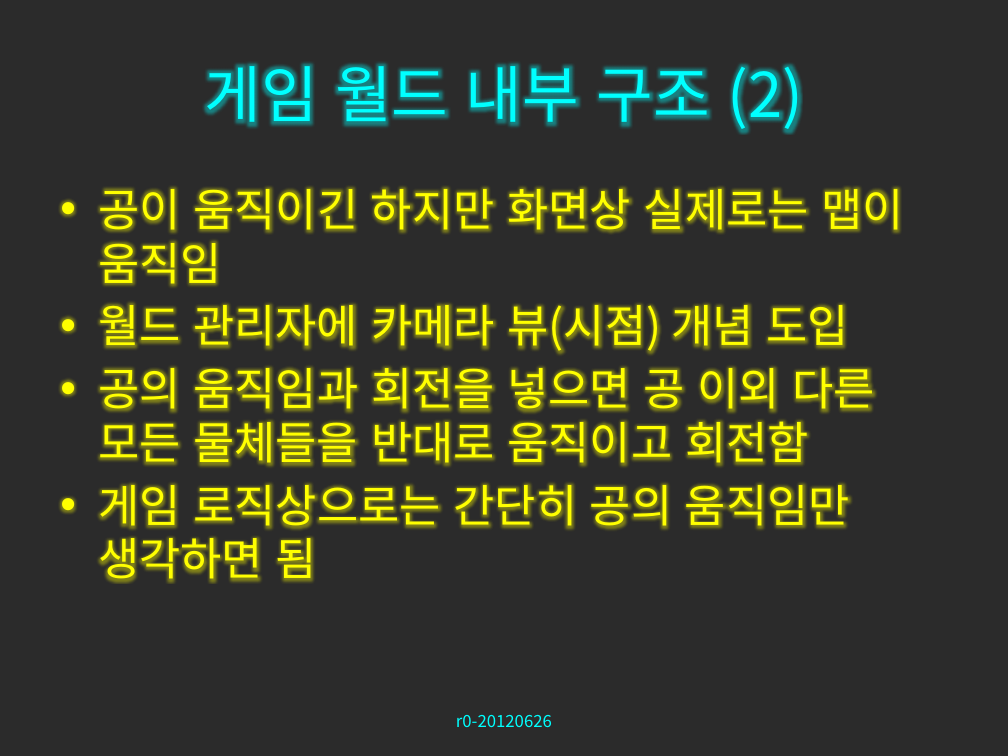
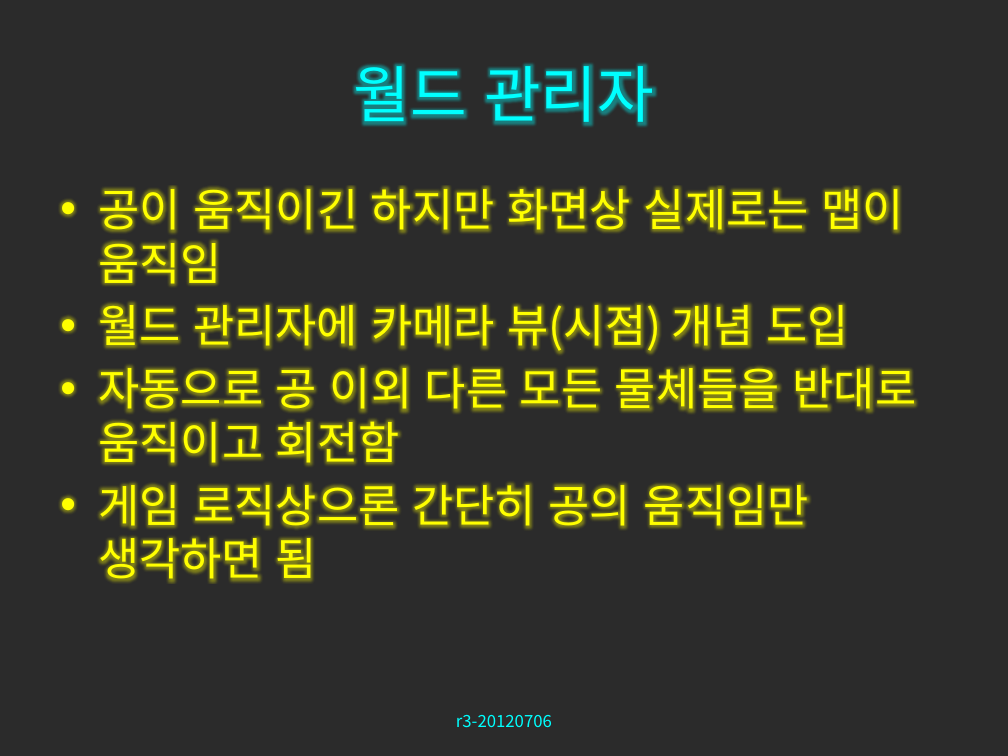
Before and after one commit to zwycid/dimension-drive-downside, a slide deck: slide 20 of presentation/중간발표.pptx (slide 19 before the commit). Drawn at 1008x756 pixels with LibreOffice and Linux fonts; fonts in the diff are those of the drawing; background and template pictures are left out; a plain dark background stands for a picture behind light text. Boxes give left, top, right and bottom in pixels: in the first picture for what was removed or moved away, otherwise in the second. Text is boxed around its words. In the diff, an @@ line names an element or a change of style, - is before the commit and + after.

```diff
--- a/presentation/중간발표.pptx
+++ b/presentation/중간발표.pptx
@@ title at (x1=354, y1=64, x2=654, y2=125): text changed @@
-게임 월드 내부 구조 (2)
+월드 관리자
@@ text at (x1=98, y1=360, x2=917, y2=587): text changed @@
-• 공의 움직임과 회전을 넣으면 공 이외 다른 모든 물체들을 반대로 움직이고 회전함
-• 게임 로직상으로는 간단히 공의 움직임만 생각하면 됨
+• 자동으로 공 이외 다른 모든 물체들을 반대로 움직이고 회전함
+• 게임 로직상으론 간단히 공의 움직임만 생각하면 됨
@@ text at (x1=456, y1=715, x2=552, y2=727): text changed @@
-r0-20120626
+r3-20120706
```
Also in this commit, not shown: 24 other slides changed, 1 slide added, 2 other files.
